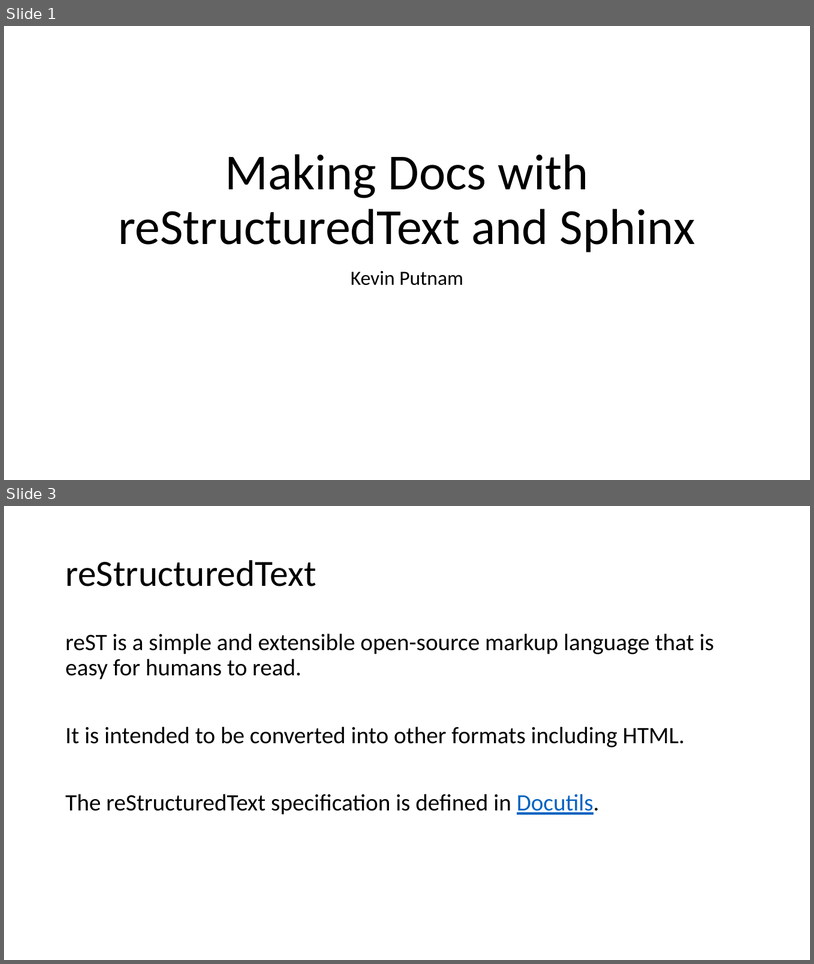
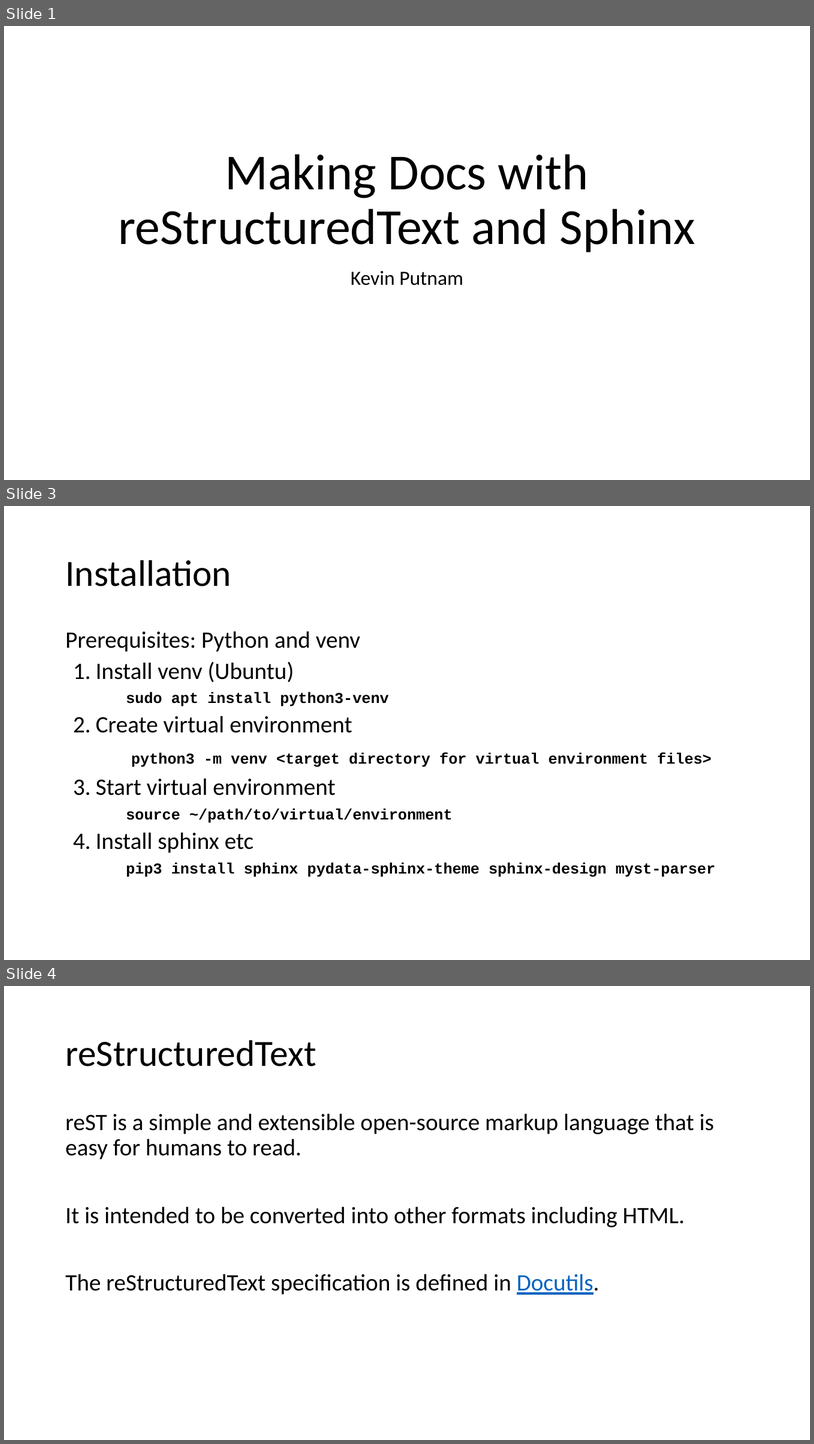
Before and after one commit to kevinputnam/tech-writing-school, a slide deck: _downloads/rest-sphinx-for-open-source.pptx. Shown one above the other, each under a label of ours: slides 1 and 3 before the commit, slides 1, 3 and 4 after it; the slides between them are not shown. The pictures are 814x964 and 814x1444 pixels, drawn with LibreOffice and Linux fonts; fonts in the diff are those of the drawing. Boxes give left, top, right and bottom in pixels: in the first picture for what was removed or moved away, otherwise in the second. Text is boxed around its words. In the diff, an @@ line names an element or a change of style, - is before the commit and + after.

```diff
--- a/_downloads/rest-sphinx-for-open-source.pptx
+++ b/_downloads/rest-sphinx-for-open-source.pptx
@@ slide 3 added at bbox=[4, 506, 810, 960], background #FFFFFF @@
@@ title added at bbox=[65, 560, 231, 586], 44 pt, text #000000 @@
+Installation
@@ text added at bbox=[65, 631, 716, 877], 18 pt, text #000000, bold @@
+Prerequisites: Python and venv
+1. Install venv (Ubuntu)
+sudo apt install python3-venv
+1. Create virtual environment
+python3 -m venv <target directory for virtual environment files>
+1. Start virtual environment
+source ~/path/to/virtual/environment
+1. Install sphinx etc
+pip3 install sphinx pydata-sphinx-theme sphinx-design myst-parser
@@ what was slide 3 is now slide 4 @@
```
Also in this commit, not shown: 6 slides changed, 1 other slide added.
